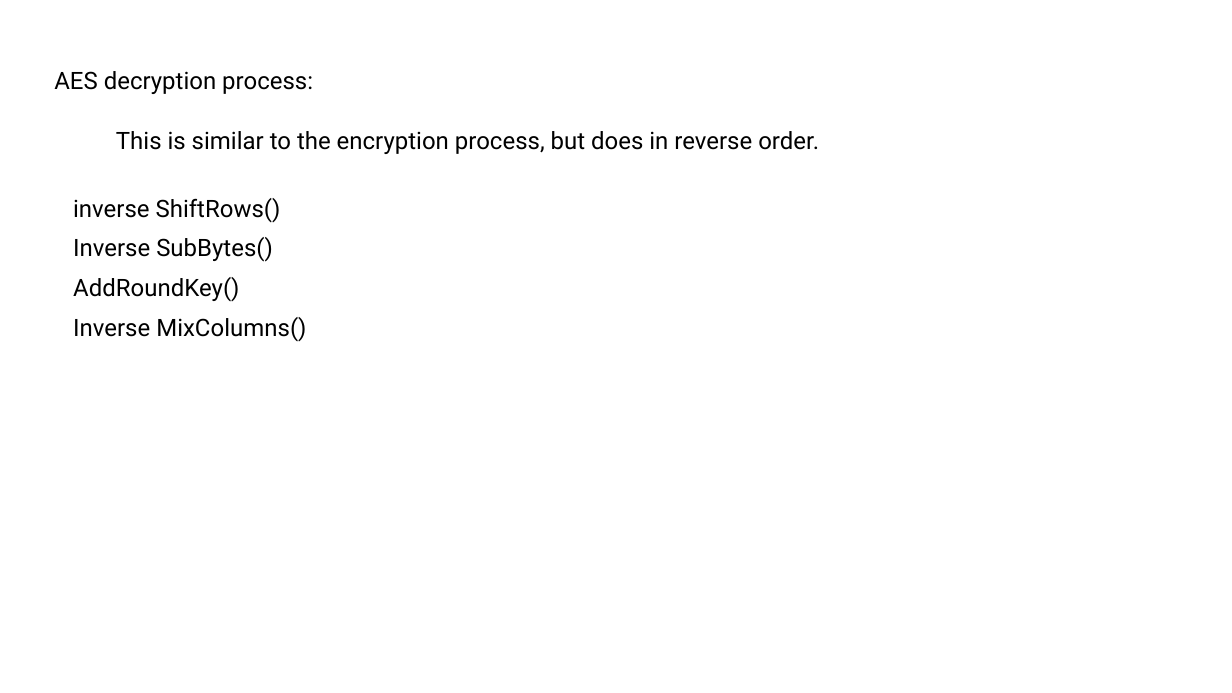
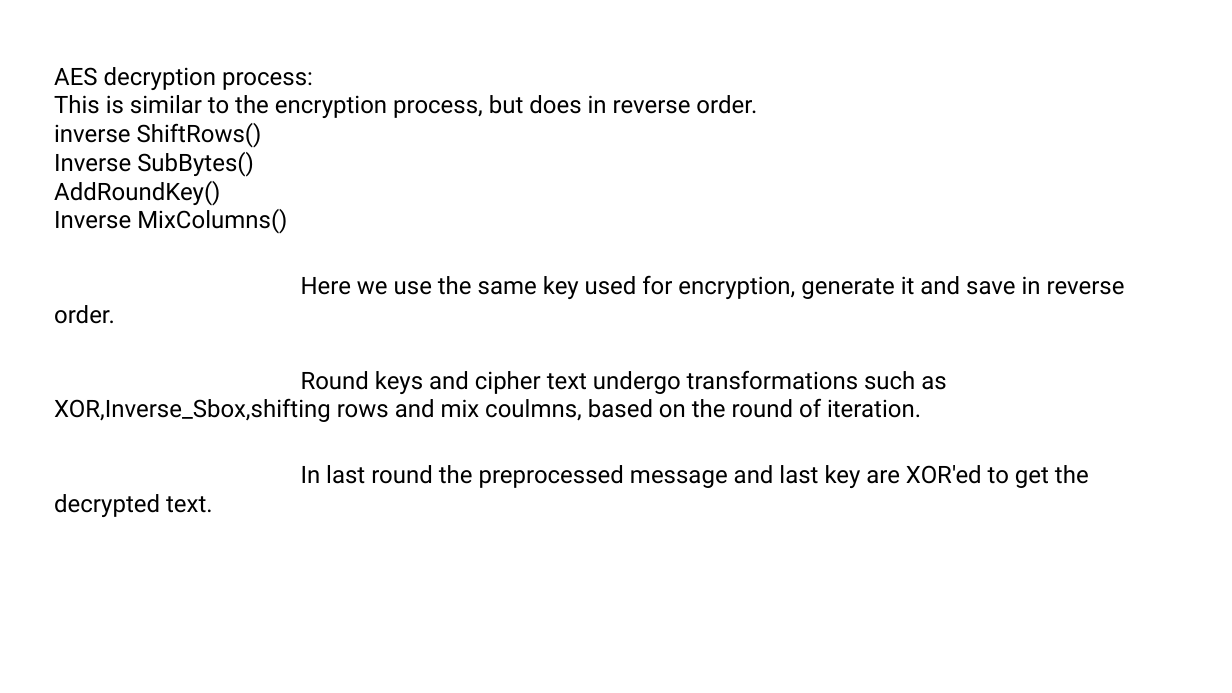
Before and after one commit to suryavalluri1/encryption_engineering, a slide deck: slide 10 of LabAssignemnts/AES_Project/Advanced Encryption Standards (AES).pptx (slide 11 before the commit). Drawn at 1232x693 pixels with LibreOffice and Linux fonts; fonts in the diff are those of the drawing. Boxes give left, top, right and bottom in pixels: in the first picture for what was removed or moved away, otherwise in the second. Text is boxed around its words. In the diff, an @@ line names an element or a change of style, - is before the commit and + after.

```diff
--- a/LabAssignemnts/AES_Project/Advanced Encryption Standards (AES).pptx
+++ b/LabAssignemnts/AES_Project/Advanced Encryption Standards (AES).pptx
@@ text at bbox=[54, 67, 757, 233]: line spacing 1.15 to 1; less space between paragraphs; indent changed @@
@@ text at bbox=[54, 275, 1125, 488]: paragraphs added @@
+Here we use the same key used for encryption, generate it and save in reverse order.
+Round keys and cipher text undergo transformations such as XOR,Inverse_Sbox,shifting rows and mix coulmns, based on the round of iteration.
+In last round the preprocessed message and last key are XOR'ed to get the decrypted text.
```
Also in this commit, not shown: 10 other slides changed, 1 slide added, 1 slide removed, 1 other file.
